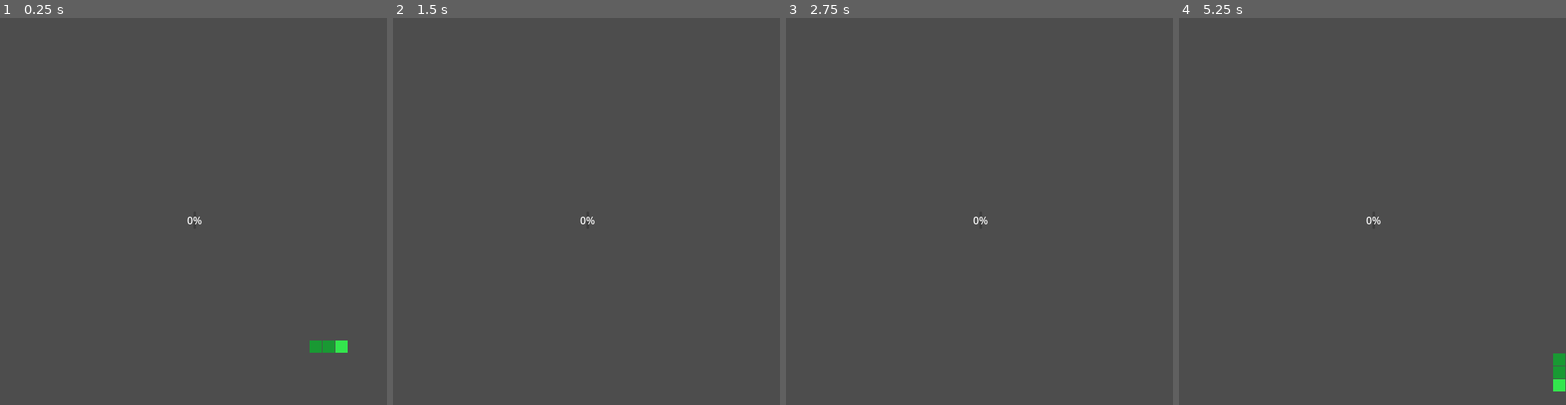
Above: before the commit, frames 1-4 (left to right).
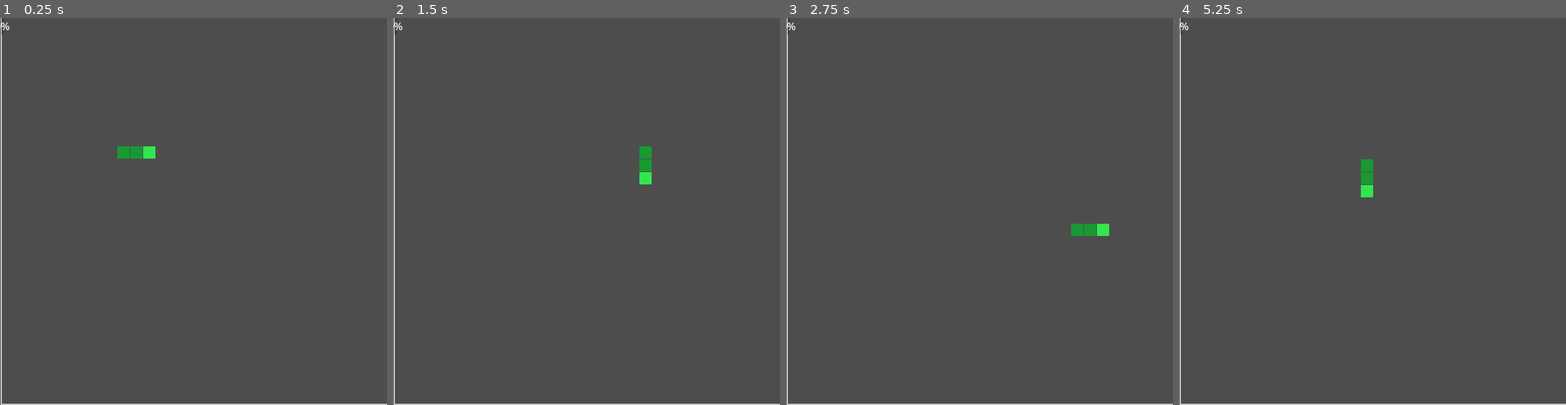
Above: after the commit, the same moments.

Repository: ansh33430w/snake-that-shrinks
Game: Godot game, scene res://main.tscn
Two runs of this game, one before a commit and one after it. Both use one fixed random seed, a clock stepped at 60 frames per second and the inputs below. The project has no main scene, so this scene is started directly.
Inputs (mouse positions are in pixels of both pictures, inside the frame that each line leads up to):
- Up to frame 1 (0.25 s): no input
- Up to frame 2 (1.5 s): tap Enter at 0.5 s; move the mouse to (671, 192) at 0.52 s; hold Right (ui_right) 0.53-1.28 s; tap Alt at 0.6 s; click (671, 192) at 0.67 s; move the mouse to (509, 230) at 1.27 s; hold Down (ui_down) from 1.28 s (still down); tap Shift at 1.35 s
- Up to frame 3 (2.75 s): move the mouse to (1018, 126) at 2.02 s; release Down (ui_down) at 2.03 s; hold Right (ui_right) from 2.03 s (still down); tap Alt at 2.1 s
- Up to frame 4 (5.25 s): move the mouse to (1353, 288) at 2.77 s; release Right (ui_right) at 2.78 s; hold Up (ui_up) 2.78-3.53 s; tap Shift at 2.85, 4.35 s; click (1353, 288) at 2.92 s; move the mouse to (1488, 269) at 3.52 s; hold Left (ui_left) 3.53-5.03 s; tap Alt at 3.6, 5.1 s; move the mouse to (1256, 153) at 4.27 s; move the mouse to (1391, 211) at 5.02 s; hold Down (ui_down) from 5.03 s (still down); click (1391, 211) at 5.17 s

The runs differ from the first frame. In frame 1, 1.3% of the frame differs, in the area x 0-100%, y 0-100%; in frame 2, 1.0%; in frame 3, 1.0%; in frame 4, 1.3%.

Commit message:
added boundry visual just color white boundry

Diff:
--- a/main.gd
+++ b/main.gd
@@ -54,6 +54,7 @@
 	direc = nextdirec
 	var newhead = snake[0]+ direc
 	if newhead.x < 0 or newhead.x >= g_width or newhead.y <0 or newhead.y >= g_hieght:
+
 		gameover=true
 		return
 	if newhead in snake :
@@ -65,6 +66,7 @@
 
 
 func _draw() -> void:
+	draw_rect(Rect2(0,0,g_width*gridsize,g_hieght*gridsize),Color(0.8,0.8,0.8),false,2.0)
 	for i in snake.size():
 		var seg = snake[i]
 		var color = Color(0.2,0.9,0.3) if i ==0 else Color(0.1,0.6,0.2)
--- a/main.tscn
+++ b/main.tscn
@@ -6,6 +6,7 @@
 script = ExtResource("1_ig7tw")
 
 [node name="Camera2D" type="Camera2D" parent="." unique_id=1727664209]
+position = Vector2(298, 301)
 
 [node name="Label" type="Label" parent="." unique_id=2070092026]
 offset_right = 40.0
